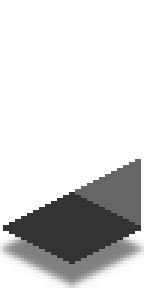
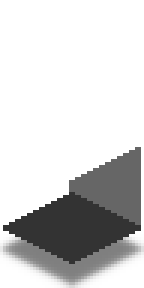
The second 144 × 288 image is a revision of the first. Changes to its layers:
painted on "Cover" over [69, 147, 141, 192]
painted on "Front" over [129, 147, 141, 153]
